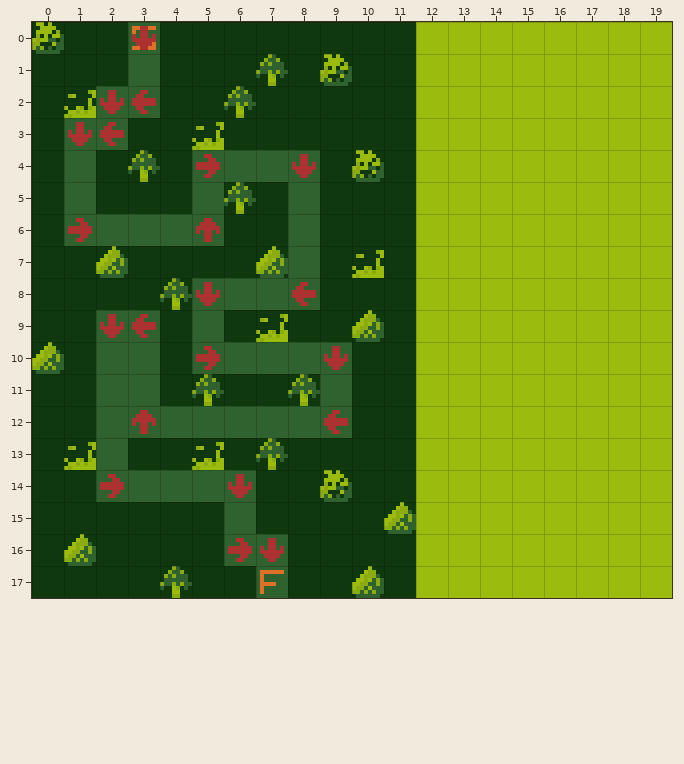
One commit to this Tiled map: assets/maps/Test.tmx. The first picture shows the starting point.
Cells are 8x8 px. Shown: x 0..19, y 0..17.
New version:
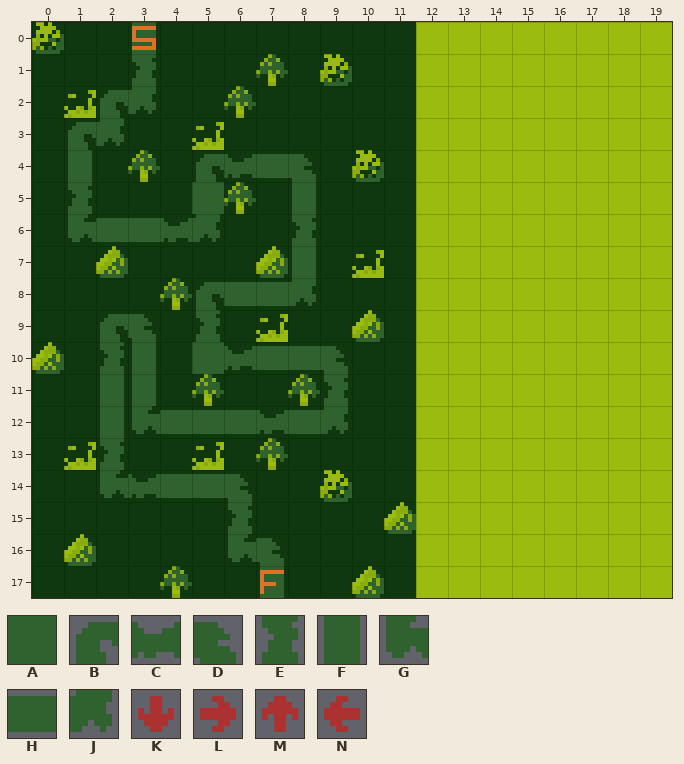
Key: from "Basic": A 2, B 45, C 46, D 47, E 53, F 55, G 61, H 62, J 63; from "Metadata": K 0 "direction", L 1 "direction", M 2 "direction", N 3 "direction".
_ is an empty cell.
Tiles replaced or removed in this view: A, K, L, M, N.
What changed:
Changed rows in their new state; . is an unchanged cell.
Layer "Foreground":
first column x 1:
 0 ..F......
 1 ..E......
 2 .BJ......
 3 BJ.......
 4 F...BCHD.
 5 E......F.
 6 GHHCJ..E.
 7 .......F.
 8 ....BHHJ.
 9 .BD.E....
10 .EF..CHHD
11 .FF.....E
12 .FGHHHCHJ
13 .E.......
14 .GCHHD...
15 .....E...
16 .....GD..
17 ......F..
Layer "Directions" (now hidden):
first column x 1:
 0 .._......
 2 .__......
 3 __.......
 4 ...._.._.
 6 _..._....
 8 ...._.._.
 9 .__......
10 ...._..._
12 .._....._
14 ._..._...
16 .....__..
Pixel boxes of the changes (left, top, right, bottom) in both pictures:
changed: (64, 22, 352, 598)
